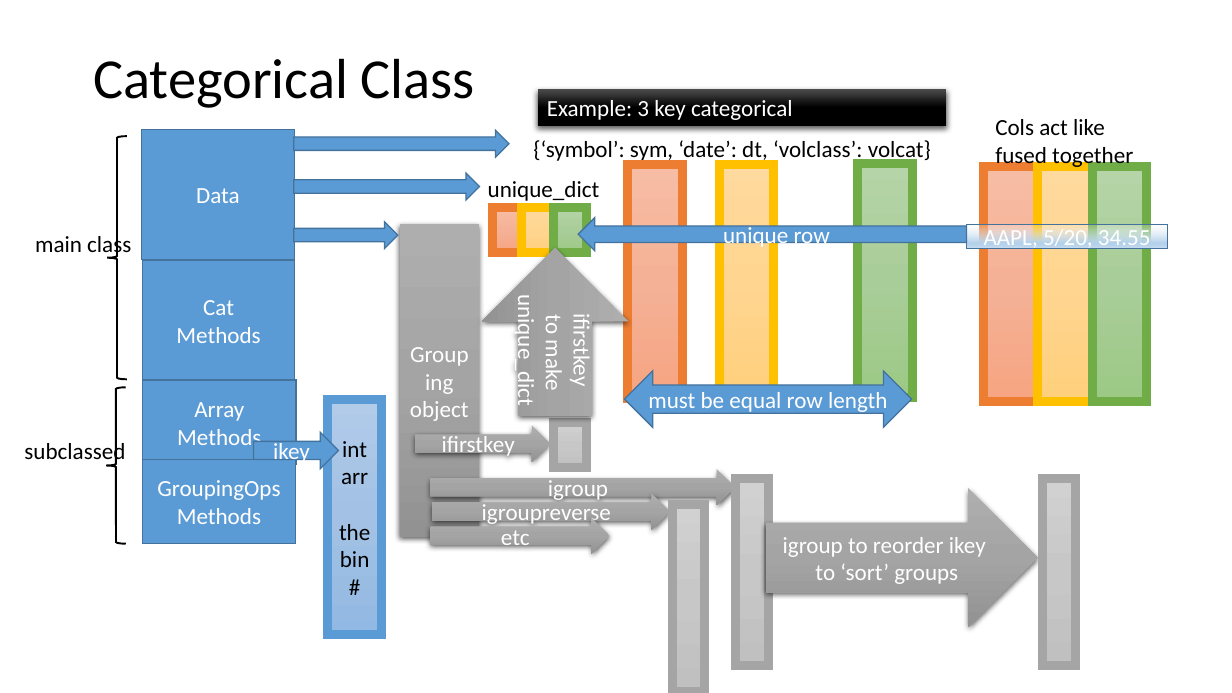
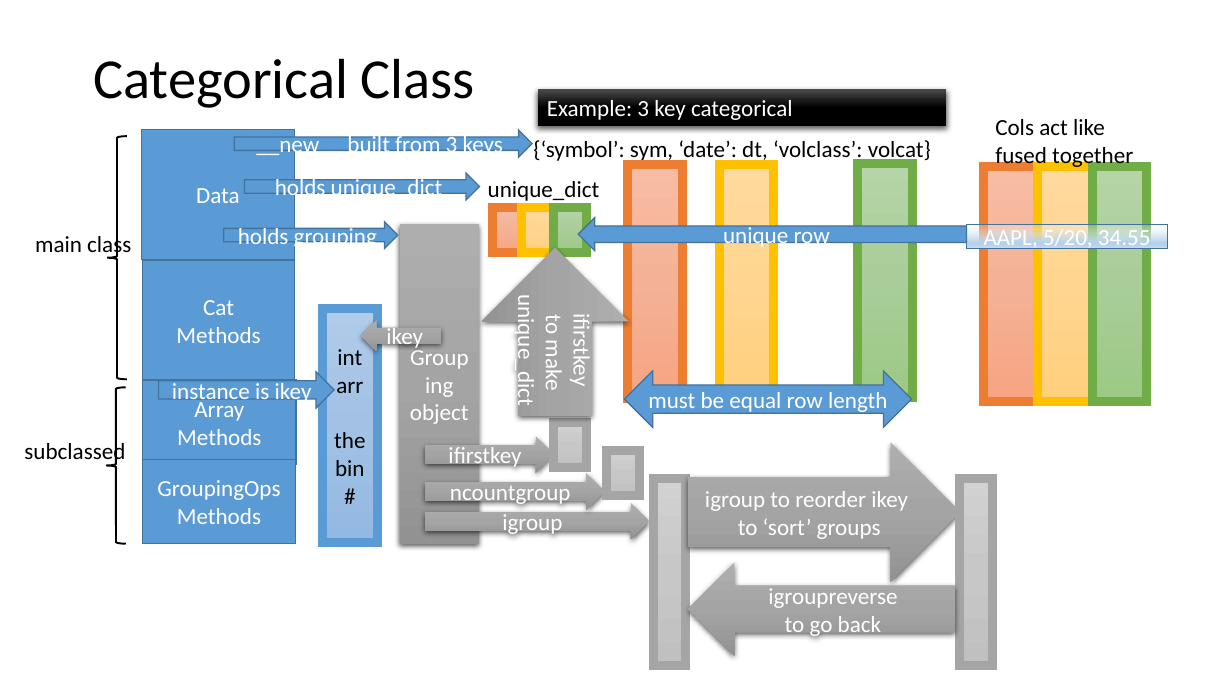
Before and after one commit to tdimitri/pydata, a slide deck: slide 11 of PyData Array Ideas.pptx. Drawn at 1232x693 pixels with LibreOffice and Linux fonts; fonts in the diff are those of the drawing. Boxes give left, top, right and bottom in pixels: in the first picture for what was removed or moved away, otherwise in the second. Text is boxed around its words. In the diff, an @@ line names an element or a change of style, - is before the commit and + after.

```diff
--- a/PyData Array Ideas.pptx
+++ b/PyData Array Ideas.pptx
@@ right arrow "__new__ built from 3 keys": place and size @@
-right arrow "__new__ built from 3 keys" at (294,130,509,157)
+right arrow "__new__ built from 3 keys" at (234,130,531,157)
@@ text in right arrow at (256,133,503,159): text added @@
+__new__ built from 3 keys
@@ right arrow "holds unique_dict": place and size @@
-right arrow "holds unique_dict" at (294,173,480,200)
+right arrow "holds unique_dict" at (245,173,480,200)
@@ text in right arrow at (275,176,443,202): text added @@
+holds unique_dict
@@ right arrow "holds grouping": place and size @@
-right arrow "holds grouping" at (294,222,398,249)
+right arrow "holds grouping" at (224,222,398,249)
@@ text in right arrow at (238,224,377,250): text added @@
+holds grouping
@@ rectangle "Grouping": place and size @@
-rectangle "Grouping" at (399,225,479,537)
+rectangle "Grouping" at (399,225,479,544)
@@ rectangle "int": place and size @@
-rectangle "int" at (327,400,382,635)
+rectangle "int" at (323,309,377,543)
@@ left arrow added at (361,320,441,351), fill gradient #AFAFAF to #A5A5A5 to #939393, 18 pt, text #FFFFFF @@
+ikey
@@ right arrow "instance is ikey": place and size @@
-right arrow "instance is ikey" at (253,433,338,469)
+right arrow "instance is ikey" at (158,372,334,408)
@@ text in right arrow at (172,379,312,405): text changed @@
-ikey
+instance is ikey
@@ right arrow "ifirstkey": place and size @@
-right arrow "ifirstkey" at (416,426,551,462)
+right arrow "ifirstkey" at (425,436,554,472)
@@ right arrow "igroup to reorder ikey": place and size @@
-right arrow "igroup to reorder ikey" at (766,488,1038,628)
+right arrow "igroup to reorder ikey" at (689,443,960,582)
@@ right arrow "ncountgroup": place and size @@
-right arrow "ncountgroup" at (431,518,610,554)
+right arrow "ncountgroup" at (425,473,604,509)
@@ rectangle added at (607,451,640,496), fill gradient #D2D2D2 to #C8C8C8 to #C0C0C0, outline #A5A5A5 7 pt @@
@@ rectangle: place and size @@
-rectangle at (736,479,768,665)
+rectangle at (653,479,686,665)
@@ rectangle: place and size @@
-rectangle at (1043,479,1076,665)
+rectangle at (960,479,993,665)
@@ right arrow "igroup": place and size @@
-right arrow "igroup" at (431,470,736,506)
+right arrow "igroup" at (425,503,649,539)
@@ right arrow removed at (433,494,670,530) @@
-igroupreverse
@@ text in right arrow at (450,481,571,507): text changed @@
-etc
+ncountgroup
@@ rectangle removed at (673,505,705,691) @@
@@ left arrow added at (688,563,955,656), fill gradient #AFAFAF to #A5A5A5 to #939393, 18 pt, text #FFFFFF @@
+igroupreverse
+to go back
```
Also in this commit, not shown: 1 other file.
